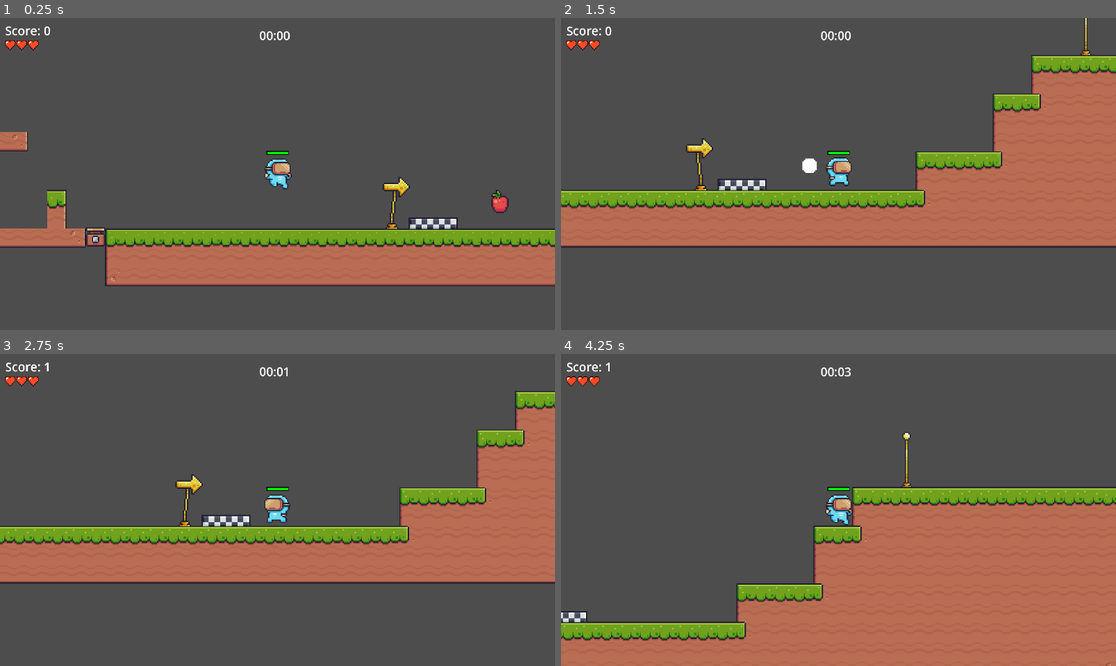
Above: before the commit, frames 1-4 (two rows, left to right).
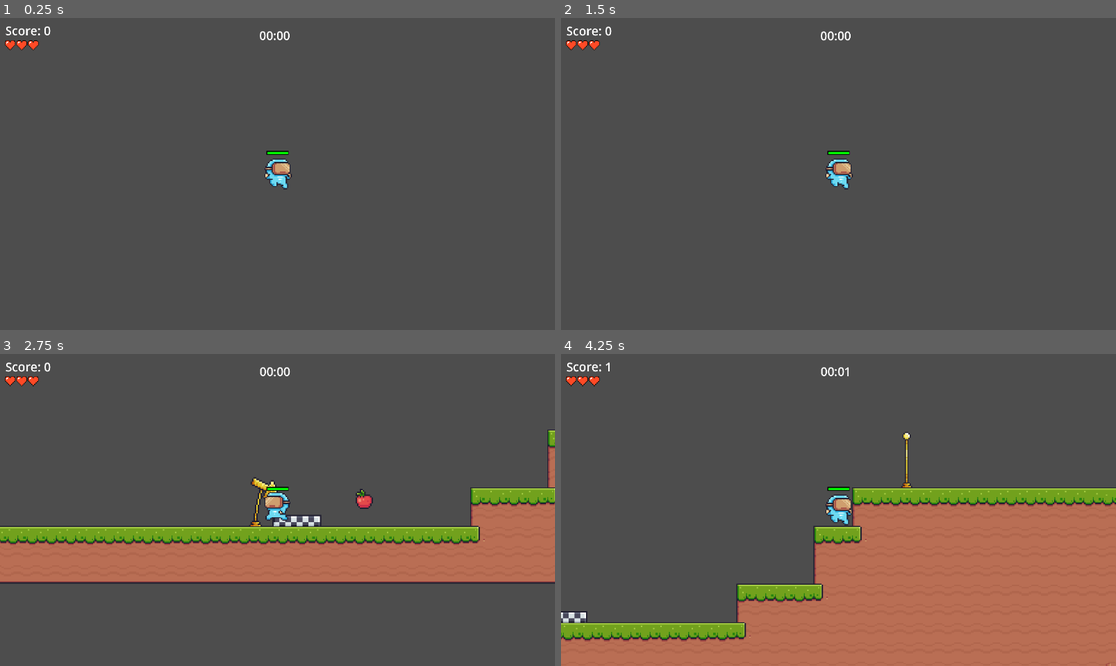
Above: after the commit, the same moments.

Repository: CD1FOX/2D-Platformer
Game: Godot game, scene res://Scenes/main.tscn
The game is run twice, just before and just after one commit, with the same random seed, the same clock (stepped at 60 frames per second) and the same inputs.
Inputs:
- Up to frame 1 (0.25 s): no input
- Up to frame 2 (1.5 s): hold D (Right) from 0.53 s (still down); tap W (Jump) at 0.77 s
- Up to frame 3 (2.75 s): tap W (Jump) at 1.52 s; release D (Right) at 2.03 s; hold A (Left) from 2.03 s (still down)
- Up to frame 4 (4.25 s): release A (Left) at 2.78 s; hold D (Right) from 2.78 s (still down); tap W (Jump) at 3.02, 3.77 s

The runs differ from the first frame. In frame 1, 18% of the frame differs, in the area x 0-100%, y 2-86%; in frame 2, 30%, in the area x 0-100%, y 0-74%; in frame 3, 9.4%; in frame 4, 0.3%.

Commit message:
Update
Added Respawn UI

Diff:
--- a/Global.gd
+++ b/Global.gd
@@ -3,10 +3,5 @@
 var score = 0
 var running: bool = false
 var health = 100
-
-
-var max_health = 3
-var current_health = max_health
-
-func reset_health():
-	current_health = max_health
+var current_health = 3
+var player_dead = false
--- a/Scenes/Entity/Scripts/player.gd
+++ b/Scenes/Entity/Scripts/player.gd
@@ -3,7 +3,7 @@
 var speed = 220
 var gravity_force = ProjectSettings.get_setting("physics/2d/default_gravity")
 @onready var animated_sprite = $AnimatedSprite2D
-var initial_position = Vector2.ZERO
+var initial_position = Vector2(0, 0)
 var is_dead = false
 
 #Jumping Logic
@@ -12,28 +12,30 @@
 var jump_left = 2
 var was_on_floor = false
 
-func _ready():
-	initial_position = position  # Remember spawn point
-
 func die():
 	if is_dead:
 		return
 
 	$CollisionShape2D.disabled = true
-	Global.current_health -= 1
 	is_dead = true
-	set_physics_process(false)  # Stop movement updates
 	animated_sprite.play("Disappearing")
-	await animated_sprite.animation_finished  # Wait for animation to complete
-	respawn()
-	set_physics_process(true)  # Re-enable movement
-	$CollisionShape2D.disabled = false
+
+	Global.current_health -= 1  # ✅ Deduct 1 heart
+
+	await animated_sprite.animation_finished  # ✅ Wait for death animation
+
+	if Global.current_health <= 0:
+		Global.player_dead = true  # ✅ Show UI and stop everything
+		set_physics_process(false)
+	else:
+		respawn()  # ✅ Respawn only if hearts are left
 
 func respawn():
-	position = initial_position  # Return to start
+	position = initial_position
 	is_dead = false
-	# Reset any player state
 	Global.health = 100
+	$CollisionShape2D.disabled = false
+	set_physics_process(true)
 
 func player_movement():
 	var direction = 0
--- a/Scenes/Entity/player.tscn
+++ b/Scenes/Entity/player.tscn
@@ -10,6 +10,7 @@
 [ext_resource type="Script" uid="uid://dxrlu6wt6syry" path="res://Scenes/Entity/Scripts/score.gd" id="7_7lf8o"]
 [ext_resource type="PackedScene" uid="uid://dxcqrk78eqrqy" path="res://Scenes/UI/health_bar.tscn" id="8_ox502"]
 [ext_resource type="PackedScene" uid="uid://kvblyv4cn6y3" path="res://Scenes/UI/heart.tscn" id="10_20bu7"]
+[ext_resource type="PackedScene" uid="uid://dcc7ji67pljqn" path="res://Scenes/UI/respawn_ui.tscn" id="11_iy3c6"]
 
 [sub_resource type="AtlasTexture" id="AtlasTexture_qgqkc"]
 atlas = ExtResource("2_rt8bh")
@@ -301,3 +302,15 @@
 
 [node name="Heart" parent="." instance=ExtResource("10_20bu7")]
 position = Vector2(-1110, -535)
+
+[node name="RespawnUI" parent="." instance=ExtResource("11_iy3c6")]
+anchors_preset = 0
+anchor_right = 0.0
+anchor_bottom = 0.0
+offset_left = -1155.0
+offset_top = -650.0
+offset_right = -1155.0
+offset_bottom = -650.0
+grow_horizontal = 1
+grow_vertical = 1
+scale = Vector2(1.99999, 2)
--- /dev/null
+++ b/Scenes/UI/Scripts/respawn_ui.gd
@@ -0,0 +1,18 @@
+extends Control
+
+var player
+
+func _ready() -> void:
+	player = $".."
+
+func _process(_delta: float) -> void:
+	visible = Global.player_dead
+
+
+func _on_respawn_pressed() -> void:
+	Global.current_health = 3  # ✅ Reset lives
+	player.respawn()
+	Global.player_dead = false
+
+func _on_main_menu_pressed() -> void:
+	pass # Replace with function body.
--- /dev/null
+++ b/Scenes/UI/respawn_ui.tscn
@@ -0,0 +1,52 @@
+[gd_scene load_steps=2 format=3 uid="uid://dcc7ji67pljqn"]
+
+[ext_resource type="Script" uid="uid://dahblfct03y7a" path="res://Scenes/UI/Scripts/respawn_ui.gd" id="1_axyt4"]
+
+[node name="RespawnUI" type="Control"]
+visible = false
+layout_mode = 3
+anchors_preset = 15
+anchor_right = 1.0
+anchor_bottom = 1.0
+grow_horizontal = 2
+grow_vertical = 2
+script = ExtResource("1_axyt4")
+
+[node name="Label" type="Label" parent="."]
+layout_mode = 0
+offset_left = 418.0
+offset_top = 78.0
+offset_right = 667.0
+offset_bottom = 147.0
+theme_override_colors/font_color = Color(1, 0, 0, 1)
+theme_override_font_sizes/font_size = 50
+text = "YOU DIED!"
+
+[node name="ColorRect" type="ColorRect" parent="."]
+layout_mode = 0
+offset_right = 1152.0
+offset_bottom = 648.0
+color = Color(0, 0, 0, 0.454902)
+metadata/_edit_lock_ = true
+
+[node name="Respawn" type="Button" parent="."]
+layout_mode = 0
+offset_left = 667.0
+offset_top = 308.0
+offset_right = 806.0
+offset_bottom = 358.0
+theme_override_font_sizes/font_size = 30
+text = "Respawn"
+
+[node name="Main Menu" type="Button" parent="."]
+layout_mode = 0
+offset_left = 287.0
+offset_top = 308.0
+offset_right = 459.0
+offset_bottom = 358.0
+theme_override_font_sizes/font_size = 30
+text = "Main Menu
+"
+
+[connection signal="pressed" from="Respawn" to="." method="_on_respawn_pressed"]
+[connection signal="pressed" from="Main Menu" to="." method="_on_main_menu_pressed"]
--- a/Scenes/main.tscn
+++ b/Scenes/main.tscn
@@ -23,7 +23,6 @@
 scale = Vector2(1.2, 1.2)
 
 [node name="Player" parent="." instance=ExtResource("1_jjgbg")]
-position = Vector2(63, 498)
 
 [node name="EndLine" parent="." instance=ExtResource("5_kry3j")]
 position = Vector2(1092, 433)
Not shown: 1 places in Scenes/Entity/player.tscn that only renumber resources
Not shown, added: Scenes/UI/Scripts/respawn_ui.gd.uid
